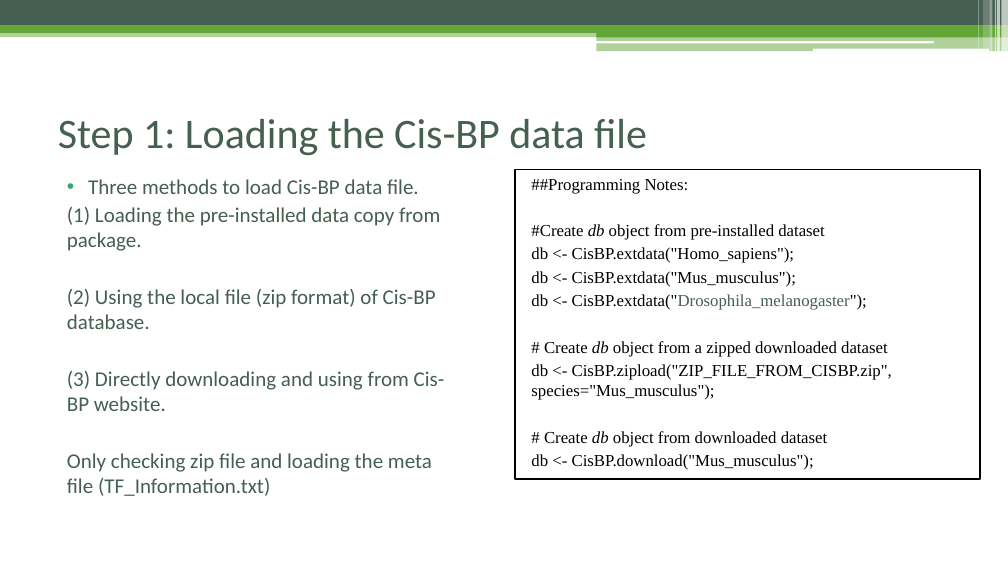
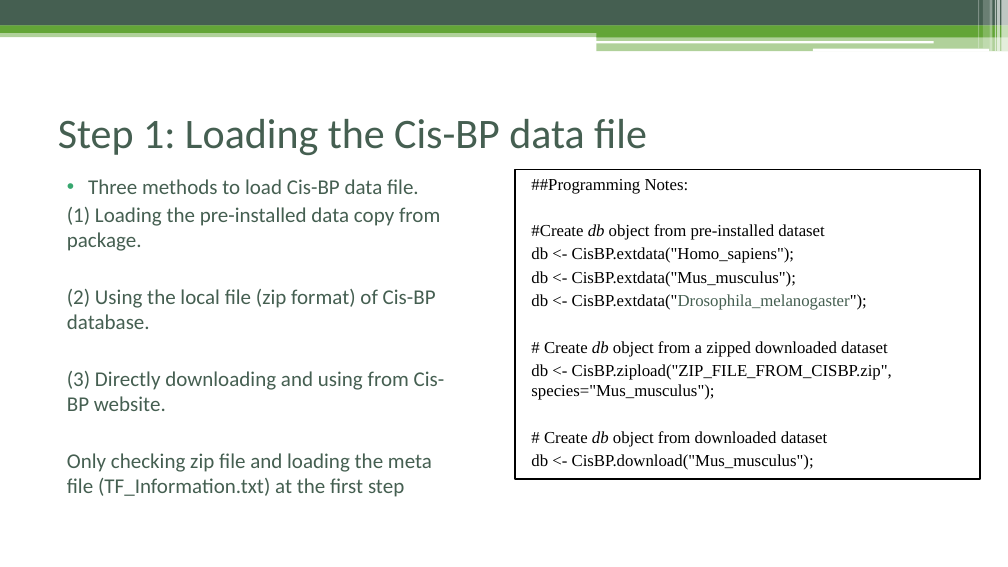
Before and after one commit to Danko-Lab/rtfbs_db, a slide deck: slide 5 of rtfbsdb-tutorial.pptx. Drawn at 1008x567 pixels with LibreOffice and Linux fonts; fonts in the diff are those of the drawing. Boxes give left, top, right and bottom in pixels: in the first picture for what was removed or moved away, otherwise in the second. Text is boxed around its words. In the diff, an @@ line names an element or a change of style, - is before the commit and + after.

```diff
--- a/rtfbsdb-tutorial.pptx
+++ b/rtfbsdb-tutorial.pptx
@@ text at (x1=67, y1=453, x2=432, y2=497): text changed @@
-Only checking zip file and loading the meta file (TF_Information.txt)
+Only checking zip file and loading the meta file (TF_Information.txt) at the first step
```
Also in this commit, not shown: 10 other slides changed.
